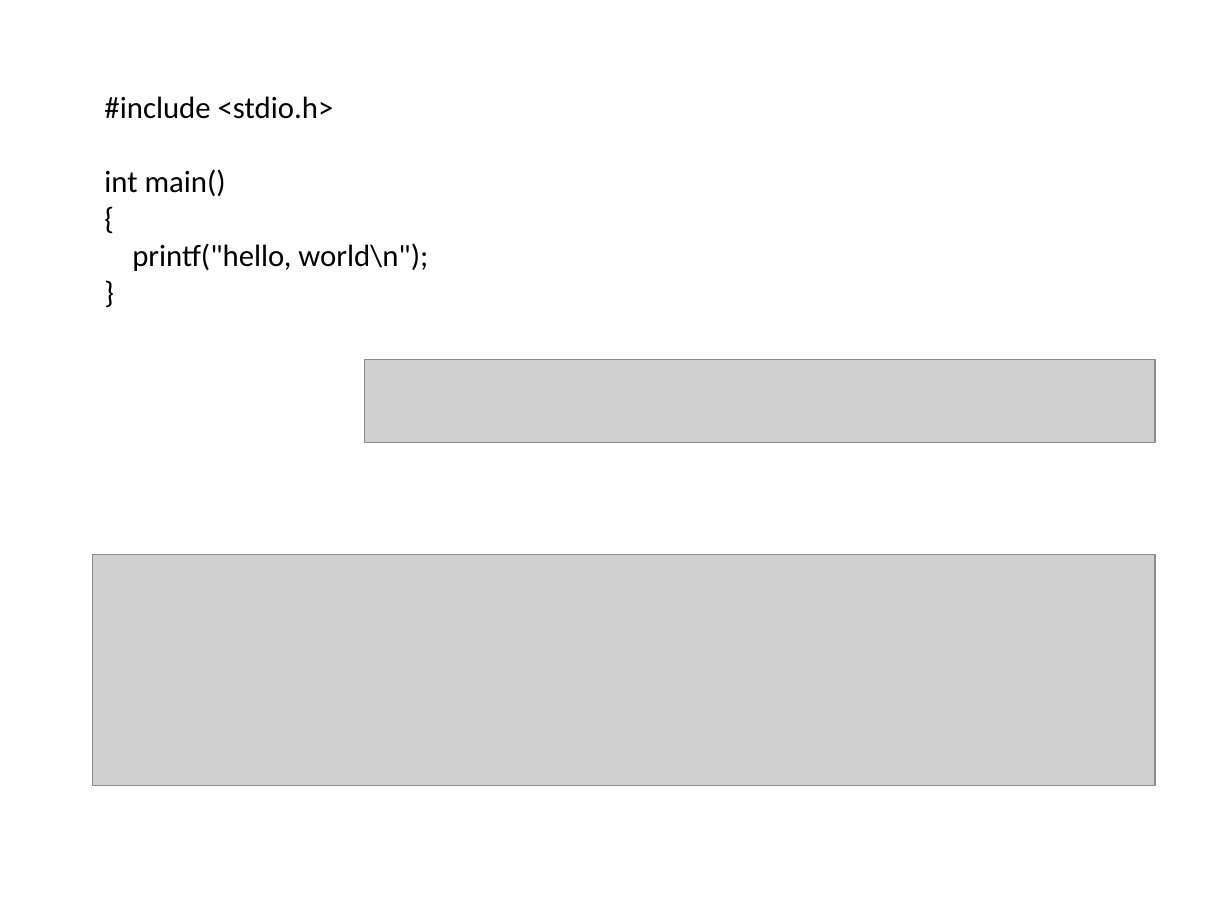
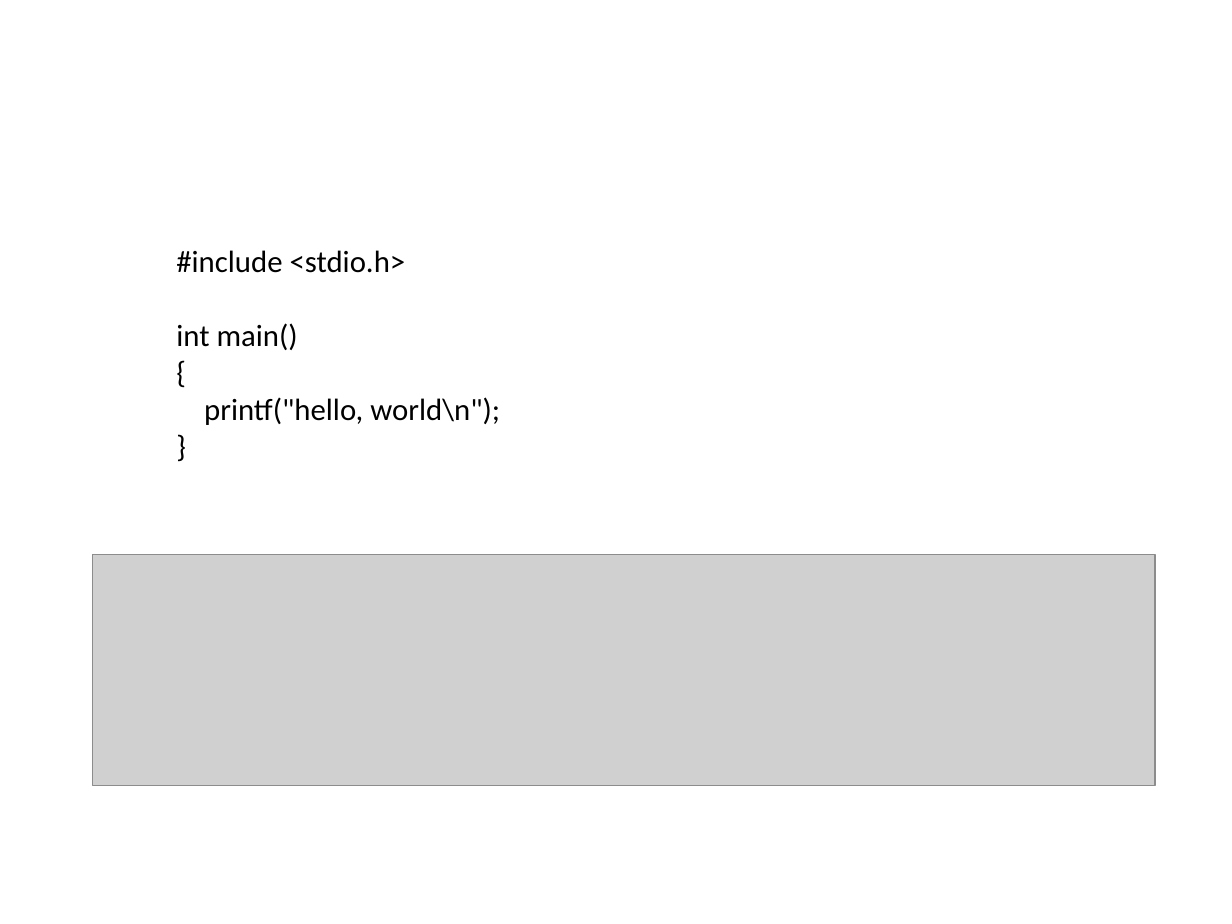
Before and after one commit to hotjk/translation, a slide deck: slide 5 of abstract.pptx (slide 7 before the commit). Drawn at 1232x924 pixels with LibreOffice and Linux fonts; fonts in the diff are those of the drawing; grey boxes stand for pictures. Boxes give left, top, right and bottom in pixels: in the first picture for what was removed or moved away, otherwise in the second. Text is boxed around its words. In the diff, an @@ line names an element or a change of style, - is before the commit and + after.

```diff
--- a/abstract.pptx
+++ b/abstract.pptx
@@ text "#include <stdio.h>": place and size @@
-text "#include <stdio.h>" at (104,96,428,271)
+text "#include <stdio.h>" at (176,250,500,425)
@@ picture removed at (365,360,1156,444) @@
```
Also in this commit, not shown: 7 other slides changed, 3 slides added, 4 slides removed, 1 other file.
